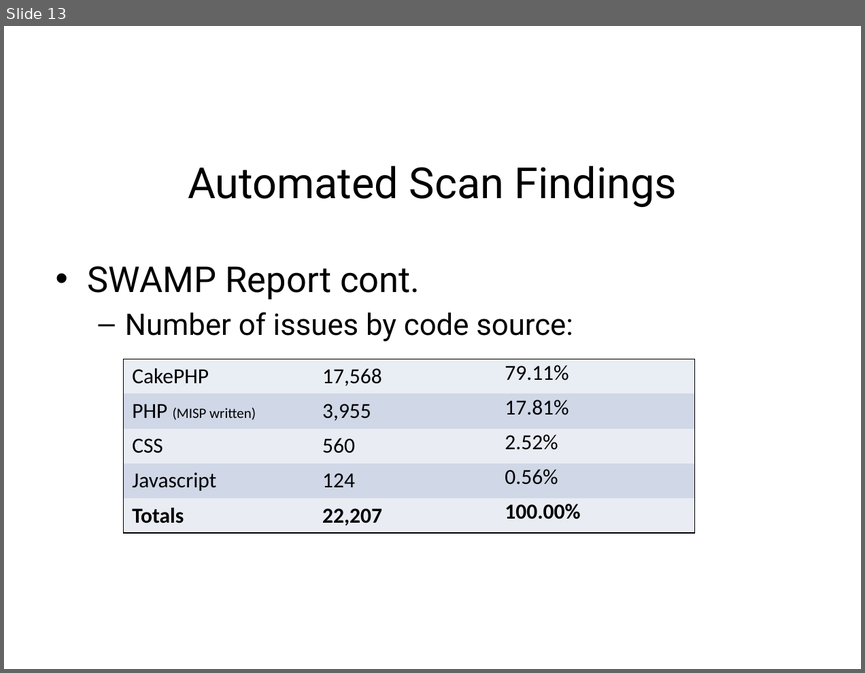
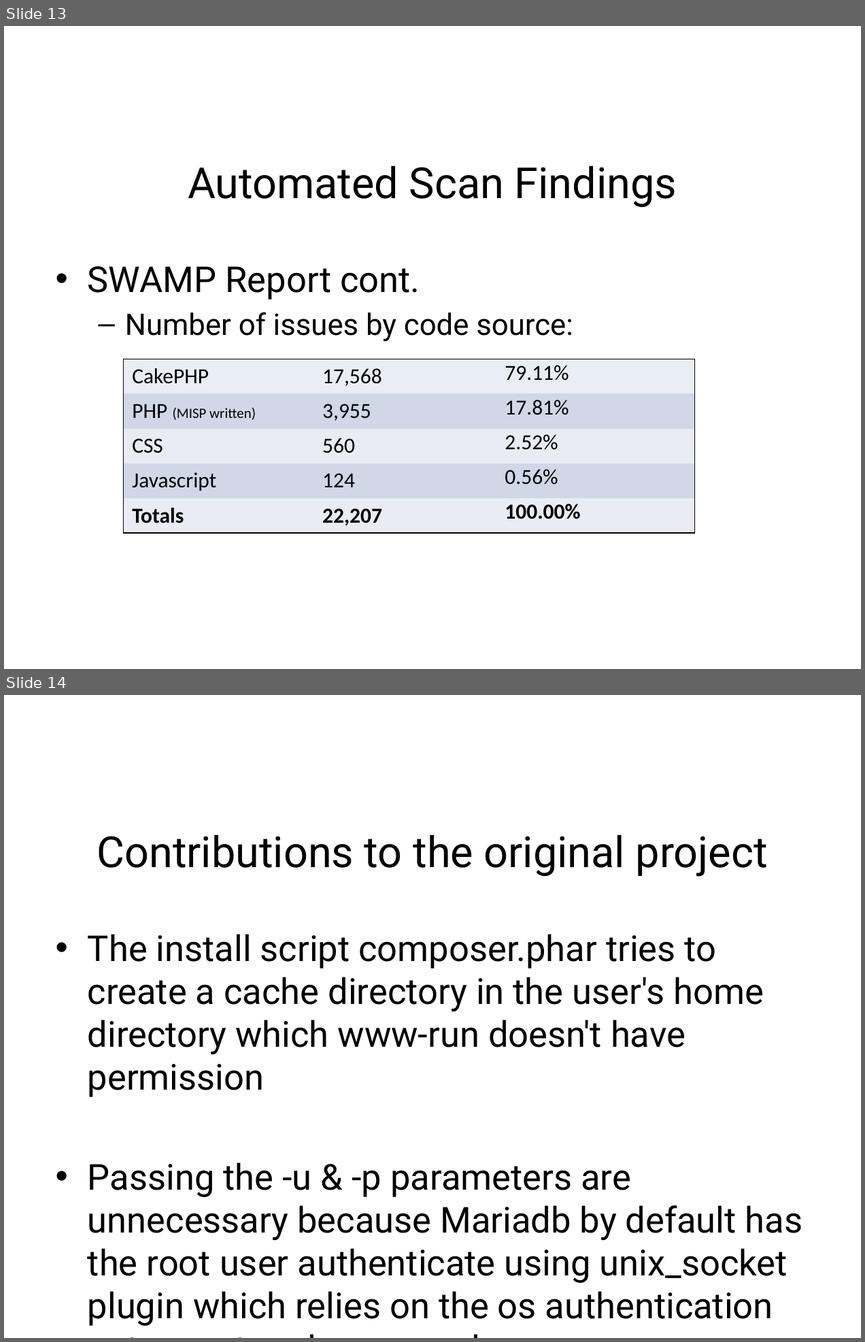
Before and after one commit to team-assure/Semester-Project, a slide deck: Class-Presentation/MISP_Presentation.pptx. Shown one above the other, each under a label of ours: slide 13 before the commit, slides 13 and 14 after it. The pictures are 865x673 and 865x1342 pixels, drawn with LibreOffice and Linux fonts; fonts in the diff are those of the drawing; background and template pictures are left out. Boxes give left, top, right and bottom in pixels: in the first picture for what was removed or moved away, otherwise in the second. Text is boxed around its words. In the diff, an @@ line names an element or a change of style, - is before the commit and + after.

Commit message:
Added contribution & questions slides

```diff
--- a/Class-Presentation/MISP_Presentation.pptx
+++ b/Class-Presentation/MISP_Presentation.pptx
@@ slide 14 added at bbox=[4, 695, 861, 1338], background picture (left out) @@
@@ title added at bbox=[96, 834, 768, 877], 36 pt, text #000000 @@
+Contributions to the original project
@@ text added at bbox=[88, 934, 802, 1325], 30 pt, text #000000 @@
+• The install script composer.phar tries to create a cache directory in the user's home directory which www-run doesn't have permission
+• Passing the -u & -p parameters are unnecessary because Mariadb by default has the root user authenticate using unix_socket plugin which relies on the os authentication not an entered password.
```
Also in this commit, not shown: 1 slide changed, 1 other slide added.
